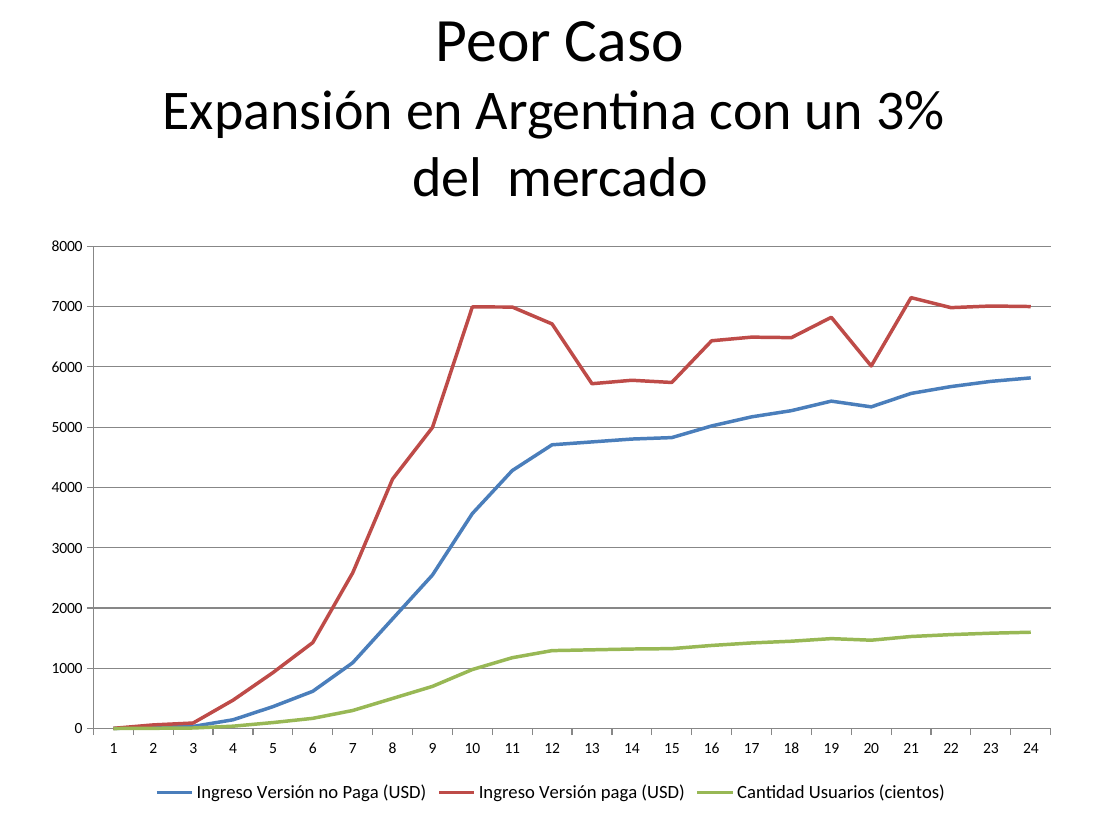
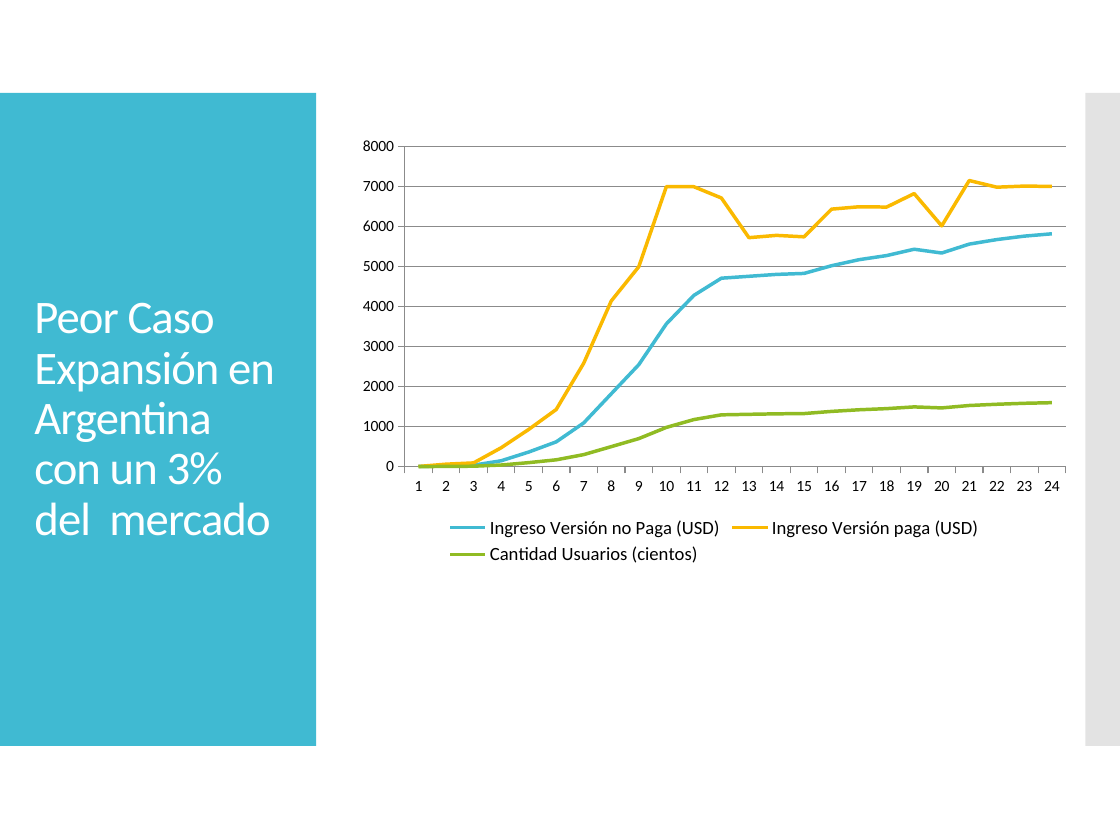
Before and after one commit to dschenkelman/taller-proyectos, a slide deck: slide 9 of Assets/Presentación negocio.pptx. Drawn at 1120x840 pixels with LibreOffice and Linux fonts; fonts in the diff are those of the drawing. Boxes give left, top, right and bottom in pixels: in the first picture for what was removed or moved away, otherwise in the second. Text is boxed around its words. In the diff, an @@ line names an element or a change of style, - is before the commit and + after.

```diff
--- a/Assets/Presentación negocio.pptx
+++ b/Assets/Presentación negocio.pptx
@@ rectangle added at [0,93,316,746], fill #40BAD2 @@
@@ rectangle added at [1085,93,1120,746], fill #C8C8C8 at 50% opacity @@
@@ title "Peor Caso Expansión en Argentina ...": place and size @@
-title "Peor Caso Expansión en Argentina ..." at [163,21,944,197]
+title "Peor Caso Expansión en Argentina ..." at [34,302,275,536]
@@ title "Peor Caso Expansión en Argentina ..." at [34,302,275,536]: size 39.6 to 30 pt in "Peor Caso"; size 36 to 30 pt in "Expansión en Argentina con un 3% del ..."; text colour #000000 to #FFFFFF, letter spacing 0 to -0.6 pt; alignment centre to left; line spacing 1 to 0.9 @@
@@ line chart at [348,129,1081,570] @@
@@ colour of Ingreso Versión no Paga (USD) #4F81BD to #40BAD2 @@
@@ colour of Ingreso Versión paga (USD) #C0504D to #FAB900 @@
@@ colour of Cantidad Usuarios (cientos) #9BBB59 to #90BB23 @@
@@ category axis changed @@
@@ value axis changed @@
@@ line chart: place and size @@
-line chart at [31,226,1072,809]
+line chart at [348,129,1081,570]
```
Also in this commit, not shown: 11 other slides changed.
